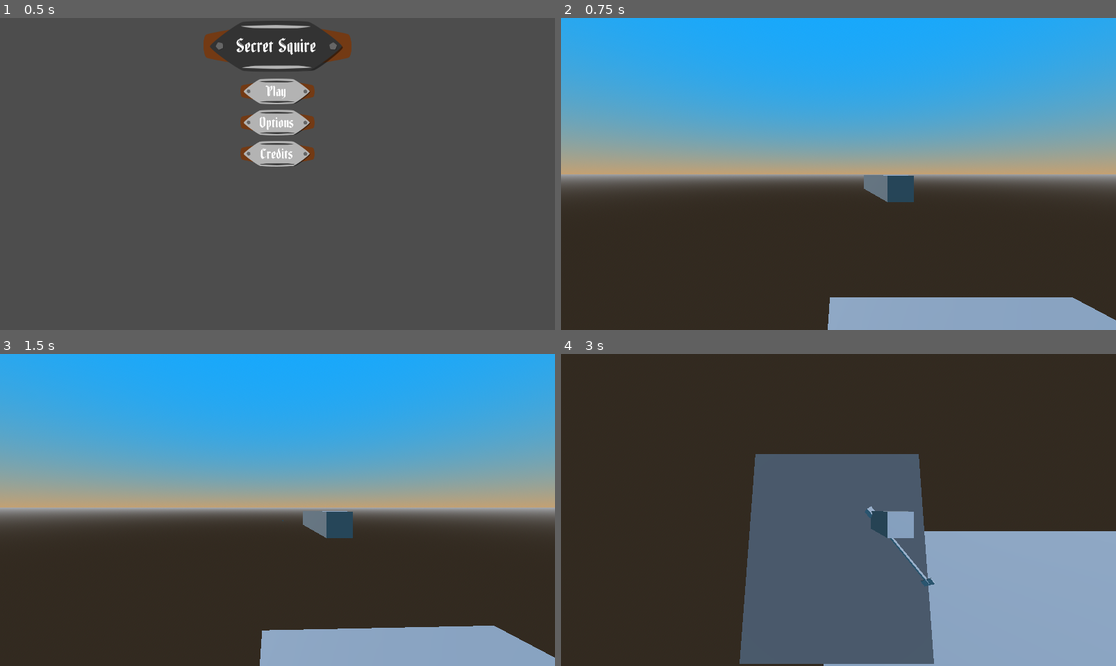
Above: before the commit, frames 1-4 (two rows, left to right).
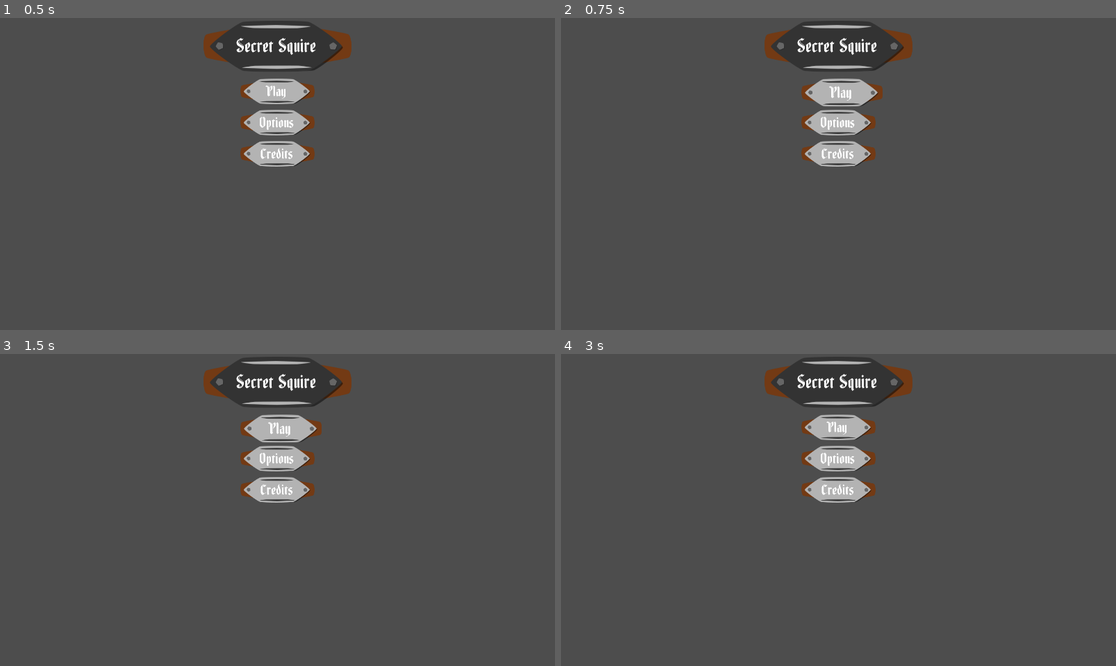
Above: after the commit, the same moments.

Repository: CodeyWinslow/brackeys_2025_1
Game: Godot game, scene res://scenes/GUI/main_menu.tscn
The game is run twice, just before and just after one commit, with the same random seed, the same clock (stepped at 60 frames per second) and the same inputs.
Inputs (mouse positions are in pixels of both pictures, inside the frame that each line leads up to):
- Up to frame 1 (0.5 s): no input
- Up to frame 2 (0.75 s): click "Play" at 0.5 s
- Up to frame 3 (1.5 s): click (283, 428) at 1.25 s, where only the run after the commit has a clickable "Play"
- Up to frame 4 (3 s): click (838, 460) at 2 s, where only the run after the commit has a clickable "Options"; click (599, 650) at 2.75 s, where only the run after the commit has a clickable "Back"

Frame 1 is identical in both runs. In frame 2, 97% of the frame differs, in the area x 0-100%, y 0-100%; in frame 3, 97%; in frame 4, 98%.
Error after the commit: Parse Error: Could not preload resource file "res://resources/release_game_manager_globals.tres". (res://scripts/application/game_manager.gd:9)

Commit message:
Removed my personal playground folder

Diff:
--- a/godot/brackeyssnipergame/LeviTestingGround/CharacterPlayground.tscn
+++ /dev/null
@@ -1,129 +0,0 @@
-[gd_scene load_steps=12 format=3 uid="uid://cke1426c8tnhw"]
-
-[ext_resource type="PackedScene" uid="uid://c8ak1ey0sgq60" path="res://prefabs/player.tscn" id="1_3anda"]
-
-[sub_resource type="BoxMesh" id="BoxMesh_ksbn1"]
-
-[sub_resource type="StandardMaterial3D" id="StandardMaterial3D_3dcht"]
-albedo_color = Color(0.887185, 0.532815, 1, 1)
-
-[sub_resource type="Environment" id="Environment_8v3i3"]
-
-[sub_resource type="PlaneMesh" id="PlaneMesh_umr7q"]
-size = Vector2(1, 1)
-
-[sub_resource type="StandardMaterial3D" id="StandardMaterial3D_sbfve"]
-albedo_color = Color(0.541666, 0.703113, 0.505672, 1)
-
-[sub_resource type="BoxShape3D" id="BoxShape3D_0pfoh"]
-size = Vector3(100, 0.1, 100)
-
-[sub_resource type="BoxMesh" id="BoxMesh_ie5oj"]
-
-[sub_resource type="BoxShape3D" id="BoxShape3D_if70f"]
-
-[sub_resource type="BoxShape3D" id="BoxShape3D_plbe4"]
-
-[sub_resource type="StandardMaterial3D" id="StandardMaterial3D_kpi10"]
-
-[node name="CharacterPlayground" type="Node3D"]
-
-[node name="MeshInstance3D" type="MeshInstance3D" parent="."]
-transform = Transform3D(1, 0, 0, 0, 2, 0, 0, 0, 1, 3.35565, 1.76239, 0.000846386)
-mesh = SubResource("BoxMesh_ksbn1")
-skeleton = NodePath("")
-
-[node name="MeshInstance3D3" type="MeshInstance3D" parent="."]
-transform = Transform3D(1, 0, 0, 0, 26.46, 0, 0, 0, 1, -18.0481, 2.257, 0)
-mesh = SubResource("BoxMesh_ksbn1")
-skeleton = NodePath("")
-surface_material_override/0 = SubResource("StandardMaterial3D_3dcht")
-
-[node name="MeshInstance3D2" type="MeshInstance3D" parent="."]
-transform = Transform3D(1, 0, 0, 0, 26.46, 0, 0, 0, 1, 18.381, 2.257, 0)
-mesh = SubResource("BoxMesh_ksbn1")
-skeleton = NodePath("")
-surface_material_override/0 = SubResource("StandardMaterial3D_3dcht")
-
-[node name="WorldEnvironment" type="WorldEnvironment" parent="."]
-environment = SubResource("Environment_8v3i3")
-
-[node name="DirectionalLight3D" type="DirectionalLight3D" parent="."]
-transform = Transform3D(0.07677, 0.904261, -0.420021, -0.162584, 0.426979, 0.889525, 0.983704, 0, 0.179798, -5.51125, 11.6014, 1.68661)
-
-[node name="Floor" type="StaticBody3D" parent="."]
-
-[node name="MeshInstance3D" type="MeshInstance3D" parent="Floor"]
-transform = Transform3D(100, 0, 0, 0, 100, 0, 0, 0, 100, -0.0082587, 0, -0.00112343)
-mesh = SubResource("PlaneMesh_umr7q")
-skeleton = NodePath("../..")
-surface_material_override/0 = SubResource("StandardMaterial3D_sbfve")
-
-[node name="CollisionShape3D" type="CollisionShape3D" parent="Floor"]
-shape = SubResource("BoxShape3D_0pfoh")
-
-[node name="PhysicsBox" type="RigidBody3D" parent="."]
-transform = Transform3D(0.753919, -0.496353, 0.430394, 0.431058, 0.868121, 0.24608, -0.495777, 0, 0.86845, 0, 3.80588, -13.4375)
-
-[node name="MeshInstance3D" type="MeshInstance3D" parent="PhysicsBox"]
-mesh = SubResource("BoxMesh_ie5oj")
-skeleton = NodePath("")
-
-[node name="CollisionShape3D" type="CollisionShape3D" parent="PhysicsBox"]
-shape = SubResource("BoxShape3D_if70f")
-
-[node name="StaticCube" type="StaticBody3D" parent="."]
-transform = Transform3D(1, 0, 0, 0, 1, 0, 0, 0, 1, 0.00125289, 2.2575, 6.48542)
-
-[node name="MeshInstance3D" type="MeshInstance3D" parent="StaticCube"]
-mesh = SubResource("BoxMesh_ksbn1")
-
-[node name="CollisionShape3D" type="CollisionShape3D" parent="StaticCube"]
-shape = SubResource("BoxShape3D_plbe4")
-
-[node name="Tower" type="Node3D" parent="."]
-
-[node name="MeshInstance3D" type="MeshInstance3D" parent="Tower"]
-transform = Transform3D(4, 0, 0, 0, 1, 0, 0, 0, 4, 0.0496888, 0.196115, 0)
-mesh = SubResource("BoxMesh_ksbn1")
-skeleton = NodePath("")
-surface_material_override/0 = SubResource("StandardMaterial3D_kpi10")
-
-[node name="MeshInstance3D3" type="MeshInstance3D" parent="Tower"]
-transform = Transform3D(4, 0, 0, 0, 1, 0, 0, 0, 4, 0.0496888, 5.19612, 0)
-mesh = SubResource("BoxMesh_ksbn1")
-skeleton = NodePath("")
-surface_material_override/0 = SubResource("StandardMaterial3D_kpi10")
-
-[node name="MeshInstance3D4" type="MeshInstance3D" parent="Tower"]
-transform = Transform3D(0.4, 0, 0, 0, 1.5, 0, 0, 0, 0.432, 2.04969, 6.1455, 2)
-mesh = SubResource("BoxMesh_ksbn1")
-skeleton = NodePath("")
-surface_material_override/0 = SubResource("StandardMaterial3D_kpi10")
-
-[node name="MeshInstance3D5" type="MeshInstance3D" parent="Tower"]
-transform = Transform3D(0.4, 0, 0, 0, 1.5, 0, 0, 0, 0.432, -1.95031, 6.1455, 2)
-mesh = SubResource("BoxMesh_ksbn1")
-skeleton = NodePath("")
-surface_material_override/0 = SubResource("StandardMaterial3D_kpi10")
-
-[node name="MeshInstance3D6" type="MeshInstance3D" parent="Tower"]
-transform = Transform3D(0.4, 0, 0, 0, 1.5, 0, 0, 0, 0.432, -1.95031, 6.1455, -2)
-mesh = SubResource("BoxMesh_ksbn1")
-skeleton = NodePath("")
-surface_material_override/0 = SubResource("StandardMaterial3D_kpi10")
-
-[node name="MeshInstance3D7" type="MeshInstance3D" parent="Tower"]
-transform = Transform3D(0.4, 0, 0, 0, 1.5, 0, 0, 0, 0.432, 2.04969, 6.1455, -2)
-mesh = SubResource("BoxMesh_ksbn1")
-skeleton = NodePath("")
-surface_material_override/0 = SubResource("StandardMaterial3D_kpi10")
-
-[node name="MeshInstance3D2" type="MeshInstance3D" parent="Tower"]
-transform = Transform3D(2.4, 0, 0, 0, 4.37157, 0, 0, 0, 2, 0.0496888, 2.74874, 0)
-mesh = SubResource("BoxMesh_ksbn1")
-skeleton = NodePath("")
-surface_material_override/0 = SubResource("StandardMaterial3D_kpi10")
-
-[node name="Player" parent="." instance=ExtResource("1_3anda")]
-transform = Transform3D(1, 0, 0, 0, 1, 0, 0, 0, 1, 0, 6.85216, 0)
--- a/godot/brackeyssnipergame/prefabs/arrows/arrow_base.tscn
+++ b/godot/brackeyssnipergame/prefabs/arrows/arrow_base.tscn
@@ -1,6 +1,6 @@
 [gd_scene load_steps=5 format=3 uid="uid://cohu2xaawvkw3"]
 
-[ext_resource type="Script" path="res://arrow_base.gd" id="1_8vmgy"]
+[ext_resource type="Script" path="res://scripts/arrow_base.gd" id="1_8vmgy"]
 
 [sub_resource type="BoxShape3D" id="BoxShape3D_mikyq"]
 size = Vector3(0.035, 0.03, 0.045)
--- a/godot/brackeyssnipergame/resources/release_game_manager_globals.tres
+++ b/godot/brackeyssnipergame/resources/release_game_manager_globals.tres
@@ -1,8 +1,8 @@
-[gd_resource type="Resource" script_class="GameManagerGlobals" load_steps=4 format=3 uid="uid://bkriafonpch8"]
+[gd_resource type="Resource" script_class="GameManagerGlobals" load_steps=4 format=3 uid="uid://cq026whimwpng"]
 
-[ext_resource type="Resource" uid="uid://x7xdhydsr1al" path="res://resources/release_game_config.tres" id="1_4ktkx"]
+[ext_resource type="Resource" path="res://resources/release_game_config.tres" id="1_4ktkx"]
 [ext_resource type="Script" path="res://scripts/resources/res_game_manager_globals.gd" id="1_fb3nu"]
-[ext_resource type="PackedScene" uid="uid://bt3cr534gm5ah" path="res://scenes/GUI/main_menu.tscn" id="3_8unve"]
+[ext_resource type="PackedScene" path="res://scenes/GUI/StartMenu/main_menu.tscn" id="3_8unve"]
 
 [resource]
 script = ExtResource("1_fb3nu")
Renamed: godot/brackeyssnipergame/arrow_base.gd -> godot/brackeyssnipergame/scripts/arrow_base.gd
